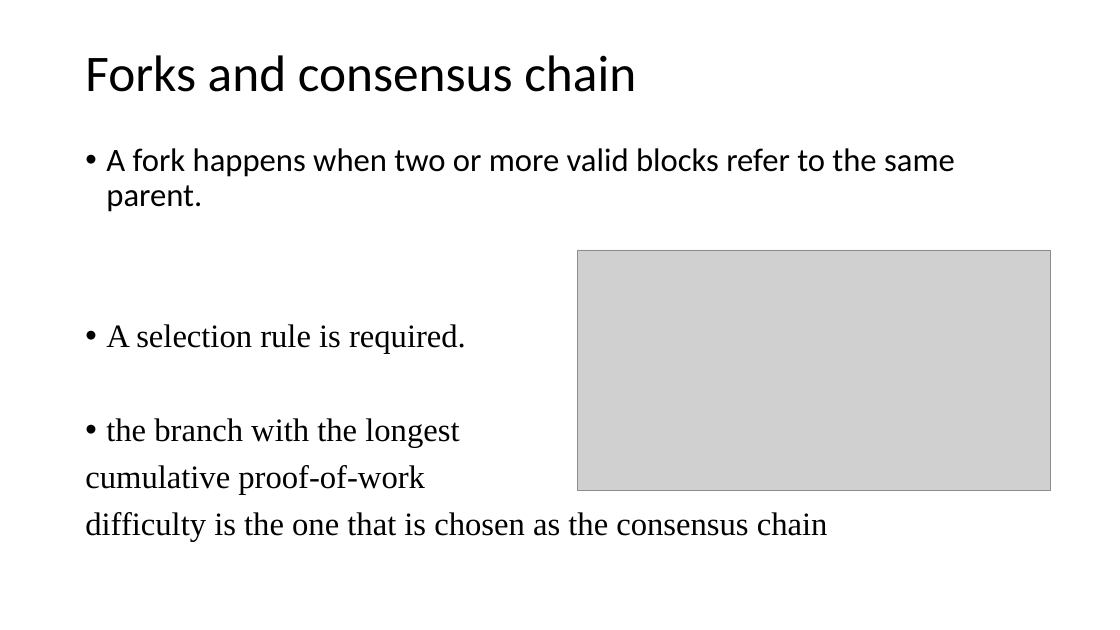
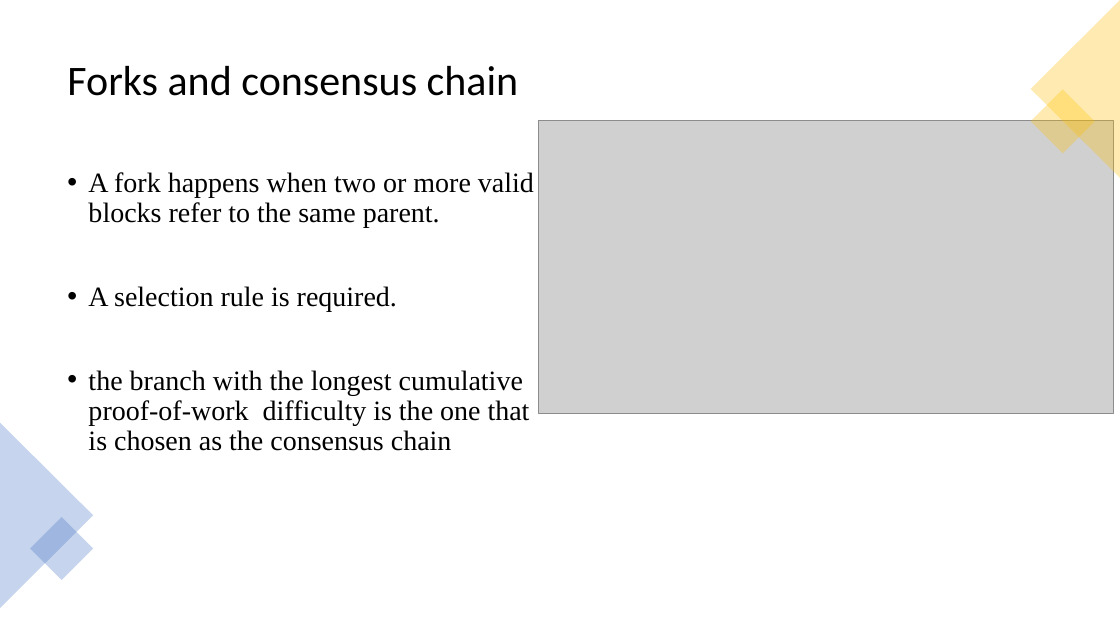
Before and after one commit to hikasenworkspace/stock_study, a slide deck: slide 23 of blockchain/bitcoin.pptx (slide 20 before the commit). Drawn at 1120x630 pixels with LibreOffice and Linux fonts; fonts in the diff are those of the drawing; grey boxes stand for pictures. Boxes give left, top, right and bottom in pixels: in the first picture for what was removed or moved away, otherwise in the second. Text is boxed around its words. In the diff, an @@ line names an element or a change of style, - is before the commit and + after.

```diff
--- a/blockchain/bitcoin.pptx
+++ b/blockchain/bitcoin.pptx
@@ title "Forks and consensus chain": place and size @@
-title "Forks and consensus chain" at bbox=[85, 55, 636, 92]
+title "Forks and consensus chain" at bbox=[67, 66, 519, 96]
@@ title "Forks and consensus chain" at bbox=[67, 66, 519, 96]: size 44 to 36 pt @@
@@ triangle added at bbox=[1031, 0, 1120, 178], fill #FFC000 at 30% opacity @@
@@ rectangle added at bbox=[1031, 90, 1095, 154], fill #FFC000 at 30% opacity @@
@@ picture: place and size @@
-picture at bbox=[578, 250, 1051, 492]
+picture at bbox=[539, 121, 1113, 414]
@@ text "A fork happens when two ...": place and size @@
-text "A fork happens when two ..." at bbox=[85, 148, 955, 542]
+text "A fork happens when two ..." at bbox=[88, 172, 534, 451]
@@ text at bbox=[88, 172, 534, 311]: size 28 to 24 pt in "A fork happens when two or more ...", "A selection rule is required."; font Calibri to Times New Roman in "A fork happens when two or more ..." @@
@@ text at bbox=[88, 370, 530, 451]: text changed; size 28 to 24 pt @@
-• the branch with the longest
-cumulative proof-of-work
-difficulty is the one that is chosen as the consensus chain
+• the branch with the longest cumulative proof-of-work difficulty is the one that is chosen as the consensus chain
@@ triangle added at bbox=[0, 423, 93, 608], fill #4472C4 at 30% opacity @@
@@ rectangle added at bbox=[30, 517, 93, 580], fill #4472C4 at 30% opacity @@
```
Also in this commit, not shown: 9 other slides changed, 3 slides added.
